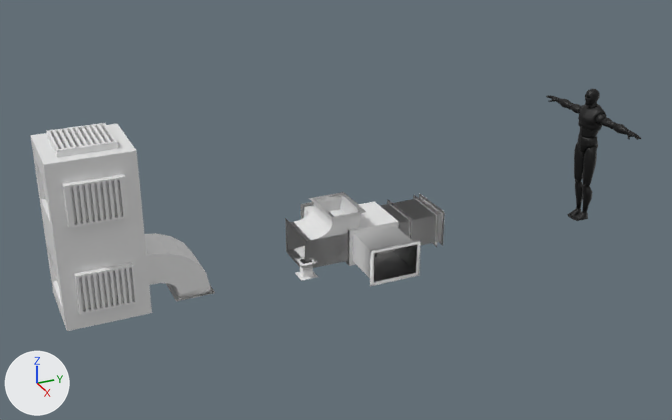
Before and after pictures for a commit that changed the FBX model BP_AirConDucting_001.fbx.
The view is the same before and after, from a 50 mm lens placed at (9.7, -3.95, 5.68), pointed at (-0.05, 0.43, 0.81). Lighting does not change. The marker at lower left points along +X, +Y and +Z. Where no turn or scale is listed for an object, it has been applied to the vertices.

Script lines for the objects in view, before the commit:
```python
me_cube_001 = bpy.data.meshes.new('Cube.001')
me_cube_001.from_pydata(...)  # 24 vertices, 20 faces; spans x -0.7..0.0, y 0.0..0.604, z 0.0..0.5
me_cube_010 = bpy.data.meshes.new('Cube.010')
me_cube_010.from_pydata(...)  # 364 vertices, 296 faces; spans x -1.05..0.08, y 0.0..1.0, z 0.0..2.15
me_cube_013 = bpy.data.meshes.new('Cube.013')
me_cube_013.from_pydata(...)  # 48 vertices, 44 faces; spans x 0.0..0.7, y 0.0..0.838, z -0.723..0.0
me_tutorialtpp = bpy.data.meshes.new('TutorialTPP')
me_tutorialtpp.from_pydata(...)  # 3189 vertices, 6118 faces; spans x -1.0..1.0, y 4.1..4.41, z 0.0..1.92
me_tutorialtpp.materials.append(mat_tutorialtpp_mat)  # black #000000
ob_cube = bpy.data.objects.new('Cube', me_cube_001)
ob_cube.location = (0.0, 0.0, 0.0)
ob_cube_006 = bpy.data.objects.new('Cube.006', me_cube_010)
ob_cube_006.location = (0.0, -3.0, -0.07)
ob_cube_008 = bpy.data.objects.new('Cube.008', me_cube_013)
ob_cube_008.location = (-0.85, -2.0, 0.65)
ob_tutorialtpp_001 = bpy.data.objects.new('TutorialTPP.001', me_tutorialtpp)
ob_tutorialtpp_001.location = (0.0, 0.0, 0.0)
# also in view: 'Cube.007' at (-0.35, 0.42, 0.36); 'Cube.003' at (-0.35, 1.0, 0.25); 'Cube.009' at (-0.05, 0.95, 0.25)
```
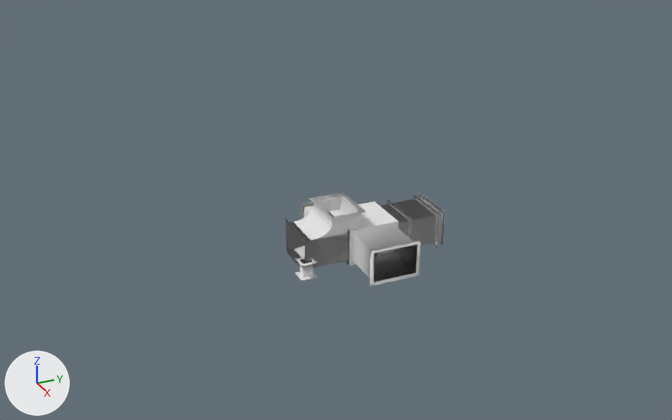
Where the change shows, as pixel boxes [x1, y1, x2, y2] in the pictures (672 x 420 px):
'Cube.006', deleted
    before: [31, 123, 152, 331]
'Cube.008', deleted
    before: [145, 233, 215, 301]
'TutorialTPP.001', deleted (black)
    before: [546, 89, 641, 221]

The change in detail:
Object 'TutorialTPP.001' (ob_tutorialtpp_001) is deleted.
Object 'Cube.006' (ob_cube_006) is deleted.
Object 'Cube.008' (ob_cube_008) is deleted.
